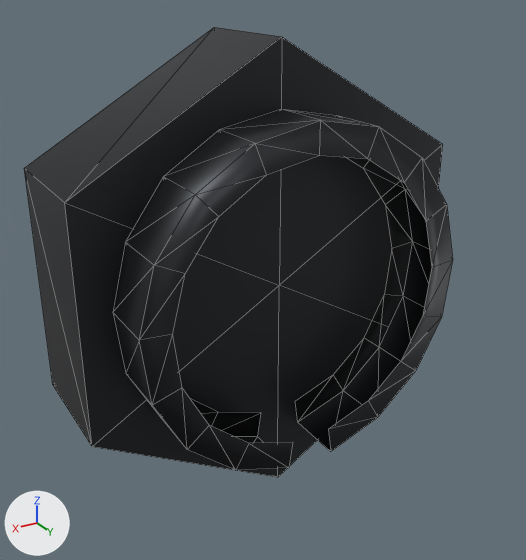
Renders of the glTF model porsche-911sc-engine/parts/cam-nut-left.glb from each side of a commit.
The view is the same before and after, from a 50 mm lens placed at (-264.0, -205.7, 22.9), pointed at (-291.9, -252.2, -0.4). The lights are fixed; the arrows at lower left show +X, +Y and +Z. The first picture is the older version. Mesh edges are drawn as thin lines. Where no turn or scale is listed for an object, it has been applied to the vertices. Vertices at exactly the same position are counted once.
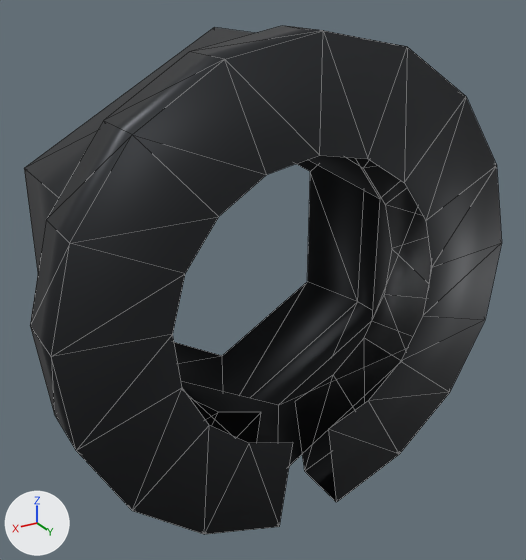
Where the newer file only moved an object's origin or applied its transform, the numbers keep the older frame.

Edits to the bpy script that builds the scene:
```text
Change me_mesh_0:
    used by ob_mesh_0; location = (-292.0, -252.42, 0.0)
    remove me_mesh_0.from_pydata(...)  # 82 vertices, 120 faces; spans x -16.0..16.0, y -7.4..7.4, z -18.5..18.5
    add me_mesh_0.from_pydata(...)  # 92 vertices, 132 faces; spans x -19.1..19.1, y -7.4..7.4, z -19.0..19.2
    me_mesh_0 part 1
    2 vertices are removed from x 0.0, y -7.4..2.6, z 0.0
    24 faces are deleted
    34 vertices move from x -13.6..13.6, y 2.6..7.4, z -13.4..13.6 to x -19.1..19.1, y 2.6..7.4, z -19.0..19.2
    12 vertices are added at x -9.6..9.6, y -7.4..2.6, z -11.0..11.0
    36 new faces join them
```

Location of each change, [x1, y1, x2, y2] in pixels of the pictures (526 x 560 px):
'Mesh_0', reshaped (11% wider, 13% taller)
    before: [24, 27, 453, 477]
    after: [24, 25, 502, 535]
